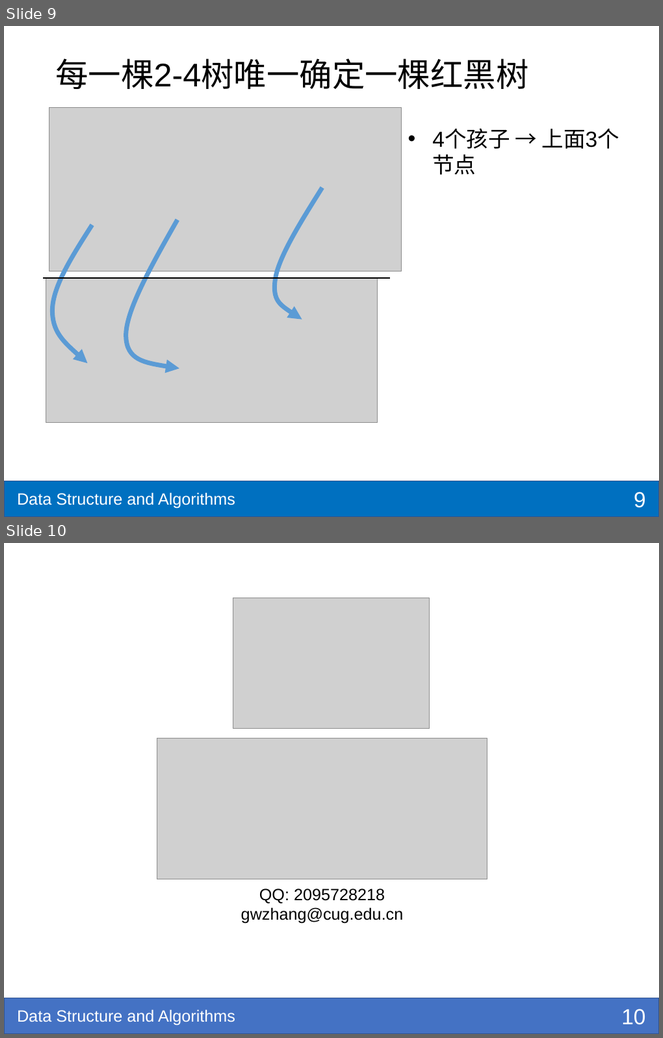
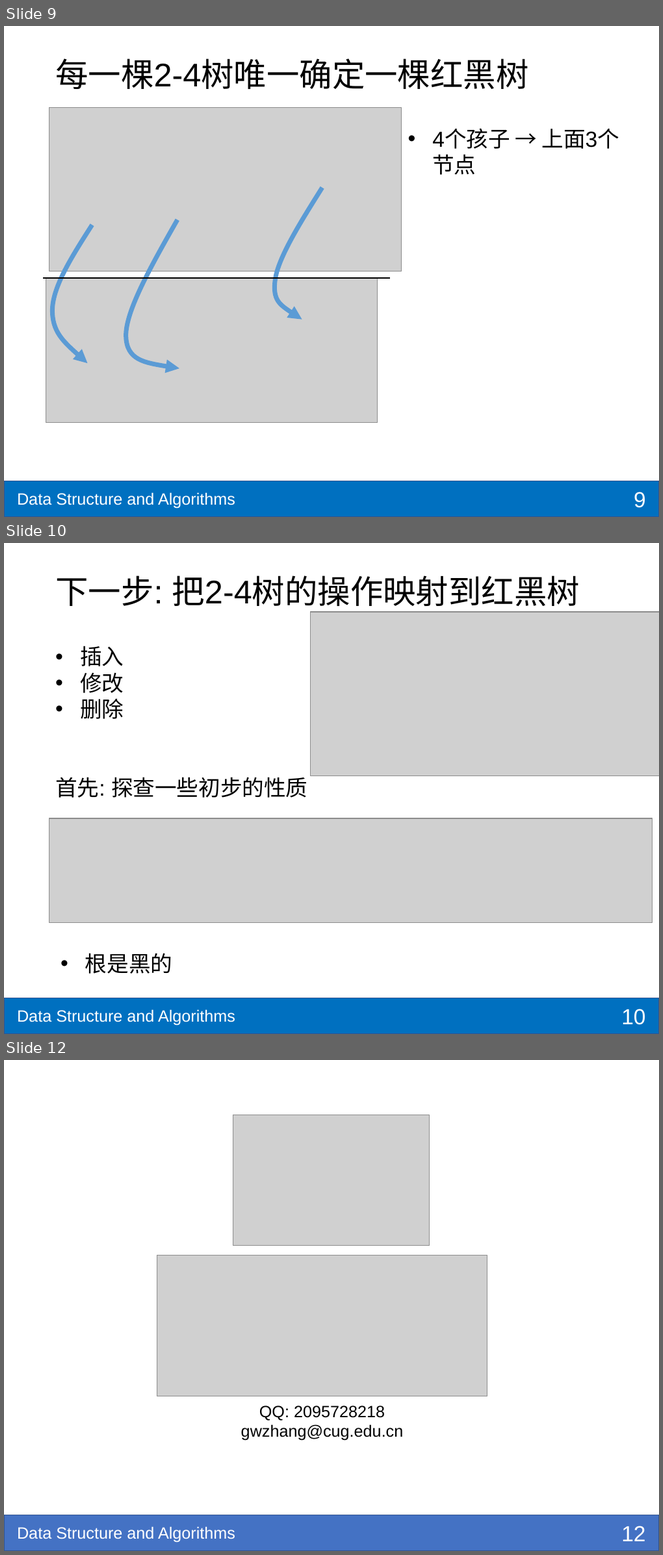
Before and after one commit to shzaiz/dx-public, a slide deck: notes/notes/ds-algo/ch8-rbtree.pptx. Shown one above the other, each under a label of ours: slides 9 and 10 before the commit, slides 9, 10 and 12 after it; the slides between them are not shown. The pictures are 663x1038 and 663x1555 pixels, drawn with LibreOffice and Linux fonts; fonts in the diff are those of the drawing; grey boxes stand for pictures; background and template pictures are left out. Boxes give left, top, right and bottom in pixels: in the first picture for what was removed or moved away, otherwise in the second. Text is boxed around its words. In the diff, an @@ line names an element or a change of style, - is before the commit and + after.

```diff
--- a/notes/notes/ds-algo/ch8-rbtree.pptx
+++ b/notes/notes/ds-algo/ch8-rbtree.pptx
@@ slide 10 added at <box>4,543,659,1034</box>, background #FFFFFF; not listed: 2 template elements that a slide beside it also shows @@
@@ title added at <box>55,575,580,612</box>, 36 pt, text #000000 @@
+下一步: 把2-4树的操作映射到红黑树
@@ picture added at <box>310,612,659,776</box> @@
@@ text added at <box>80,646,124,719</box>, 24 pt, text #000000 @@
+• 插入
+• 修改
+• 删除
@@ text added at <box>55,777,308,798</box>, 24 pt, text #000000 @@
+首先: 探查一些初步的性质
@@ picture added at <box>50,819,653,923</box> @@
@@ text added at <box>85,953,172,974</box>, 24 pt, text #000000 @@
+• 根是黑的
@@ page number added at <box>622,1009,646,1025</box>, 24 pt, text #FFFFFF @@
+10
@@ what was slide 10 is now slide 12 @@
@@ page number at <box>622,1526,646,1542</box>: text changed @@
-10
+12
```
Also in this commit, not shown: 1 other slide added, 13 other files.
